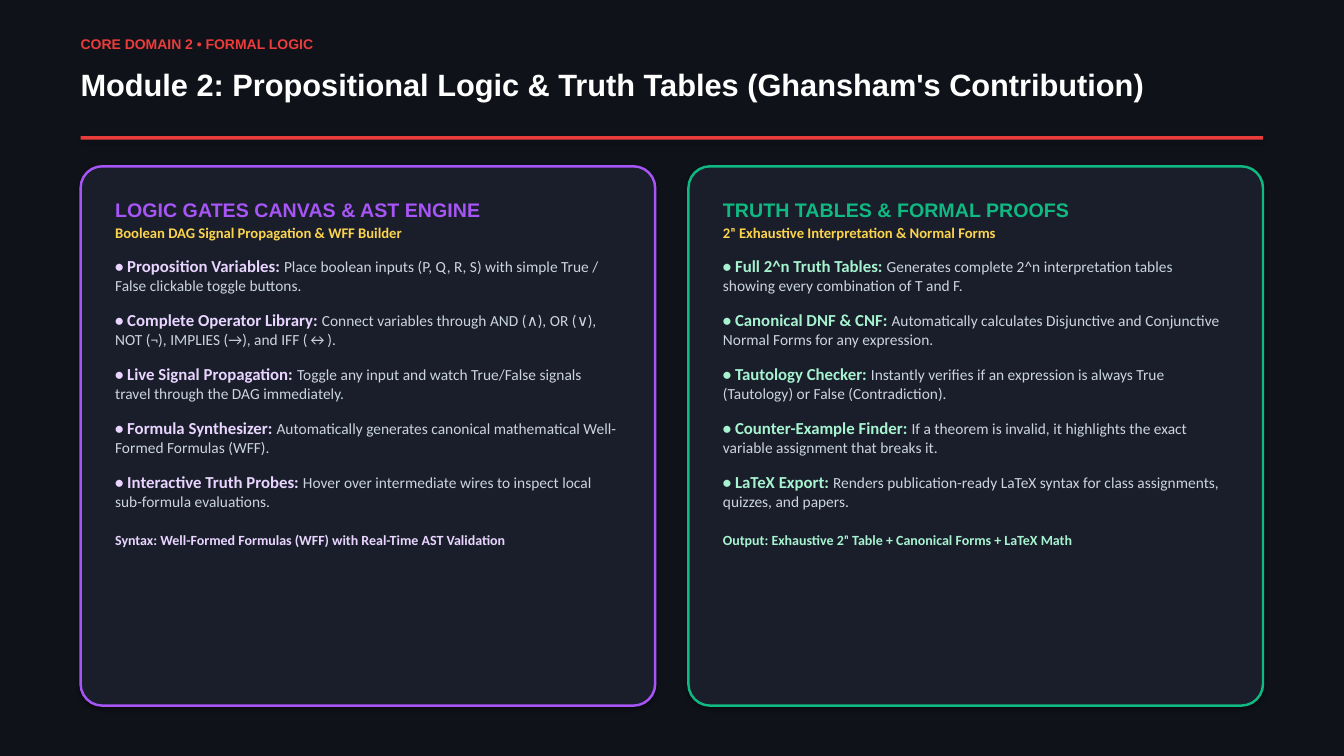
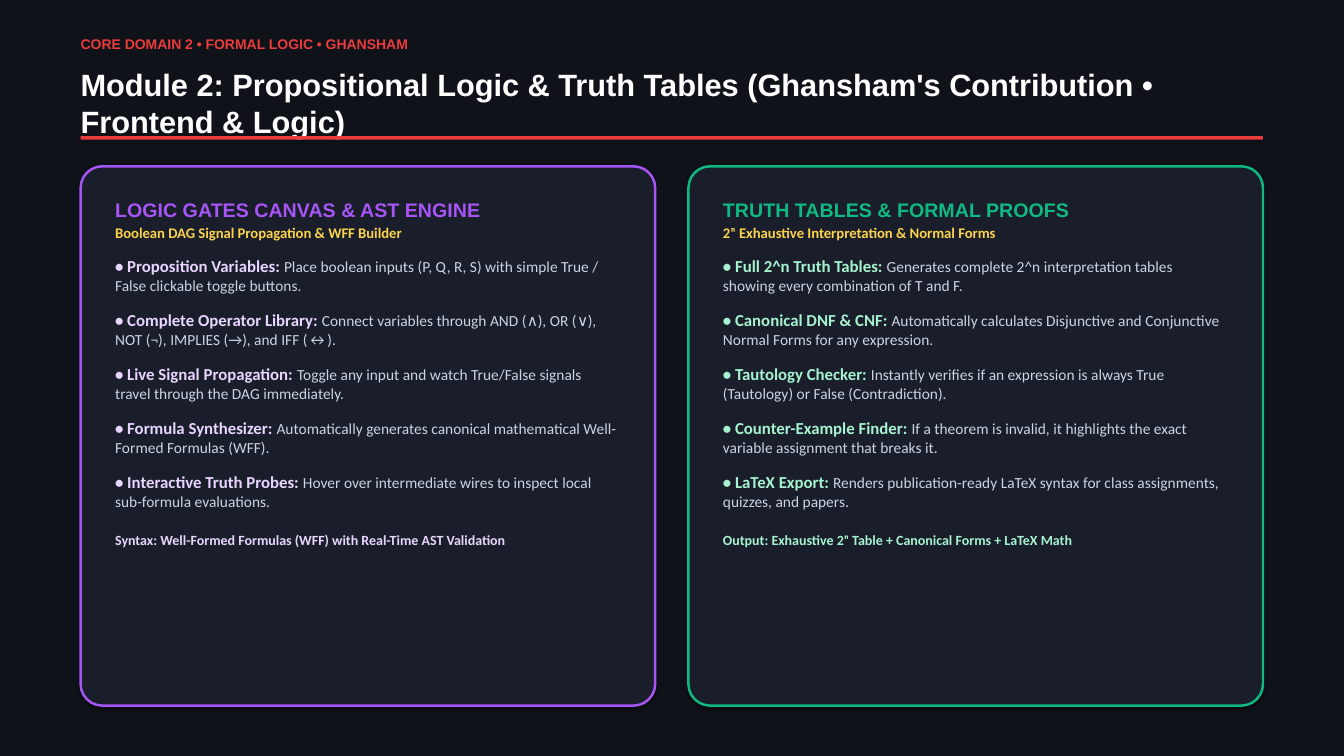
Before and after one commit to akash20065ray-sys/Logic_verse, a slide deck: slide 6 of LogicVerse_Presentation_With_Names.pptx. Drawn at 1344x756 pixels with LibreOffice and Linux fonts; fonts in the diff are those of the drawing. Boxes give left, top, right and bottom in pixels: in the first picture for what was removed or moved away, otherwise in the second. Text is boxed around its words. In the diff, an @@ line names an element or a change of style, - is before the commit and + after.

Commit message:
docs(presentation): update member roles and module breakdown matching exact specs

```diff
--- a/LogicVerse_Presentation_With_Names.pptx
+++ b/LogicVerse_Presentation_With_Names.pptx
@@ text at <box>81,39,408,49</box>: text changed @@
-CORE DOMAIN 2 • FORMAL LOGIC
+CORE DOMAIN 2 • FORMAL LOGIC • GHANSHAM
@@ text at <box>81,73,1133,138</box>: text changed @@
-Module 2: Propositional Logic & Truth Tables (Ghansham's Contribution)
+Module 2: Propositional Logic & Truth Tables (Ghansham's Contribution • Frontend & Logic)
```
Also in this commit, not shown: 8 other slides changed, 2 other files.
